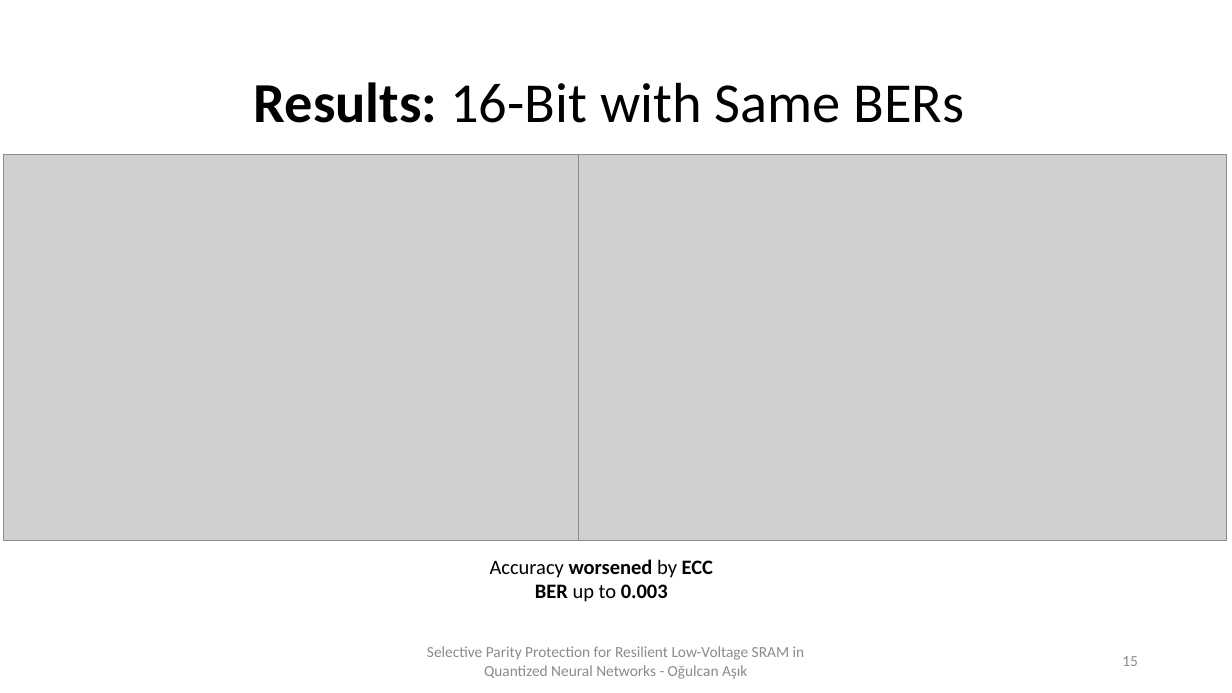
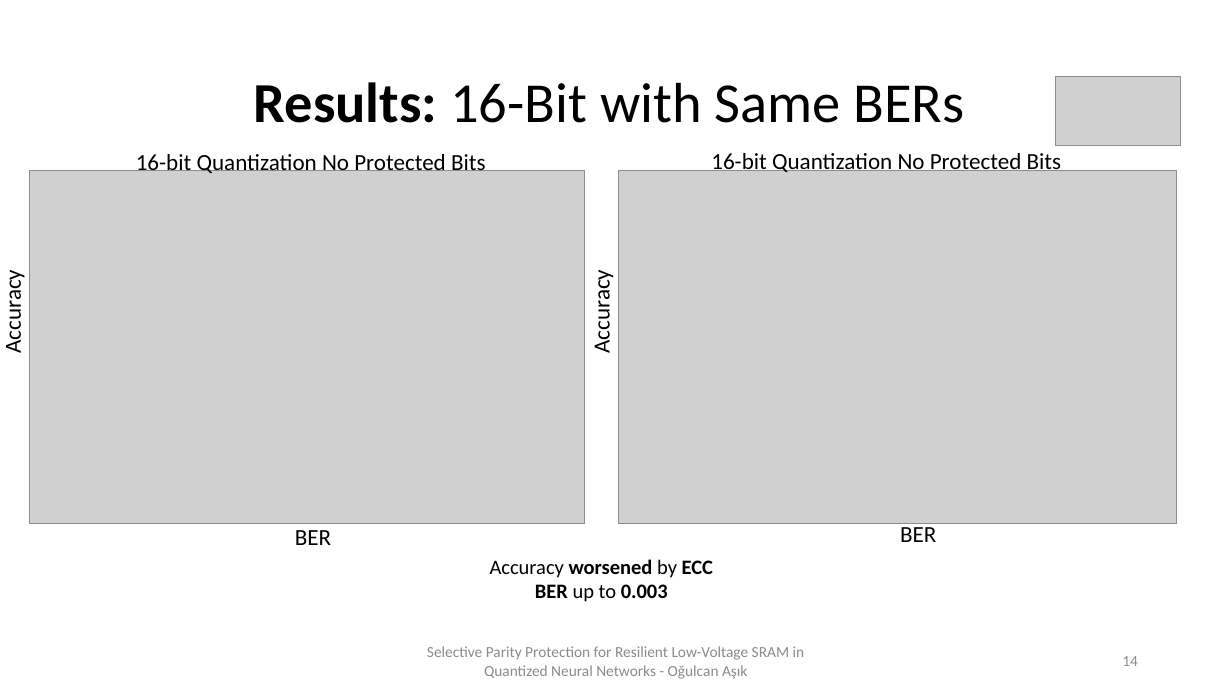
Before and after one commit to Xeadriel/ECC-SRAM-Simulation, a slide deck: slide 14 of Paper SRAM PDF/Selective Parity Protection for Resilient Low-Voltage SRAM in.pptx (slide 15 before the commit). Drawn at 1232x693 pixels with LibreOffice and Linux fonts; fonts in the diff are those of the drawing; grey boxes stand for pictures. Boxes give left, top, right and bottom in pixels: in the first picture for what was removed or moved away, otherwise in the second. Text is boxed around its words. In the diff, an @@ line names an element or a change of style, - is before the commit and + after.

```diff
--- a/Paper SRAM PDF/Selective Parity Protection for Resilient Low-Voltage SRAM in.pptx
+++ b/Paper SRAM PDF/Selective Parity Protection for Resilient Low-Voltage SRAM in.pptx
@@ picture added at (1055,76,1180,145) @@
@@ picture: place and size @@
-picture at (4,154,583,541)
+picture at (30,171,584,524)
@@ text added at (136,150,486,176), 18 pt, text #000000 @@
+16-bit Quantization No Protected Bits
@@ picture: place and size @@
-picture at (579,154,1226,541)
+picture at (619,171,1177,524)
@@ text added at (711,153,1062,175), 18 pt, text #000000 @@
+16-bit Quantization No Protected Bits
@@ text added at (0,278,27,352), 18 pt, text #000000 @@
+Accuracy
@@ text added at (588,278,616,352), 18 pt, text #000000 @@
+Accuracy
@@ text added at (295,530,331,545), 18 pt, text #000000 @@
+BER
@@ text added at (900,523,936,542), 18 pt, text #000000 @@
+BER
@@ page number at (1122,656,1138,666): text changed @@
-15
+14
```
Also in this commit, not shown: 13 other slides changed, 2 slides added, 3 slides removed, 4 other files.
